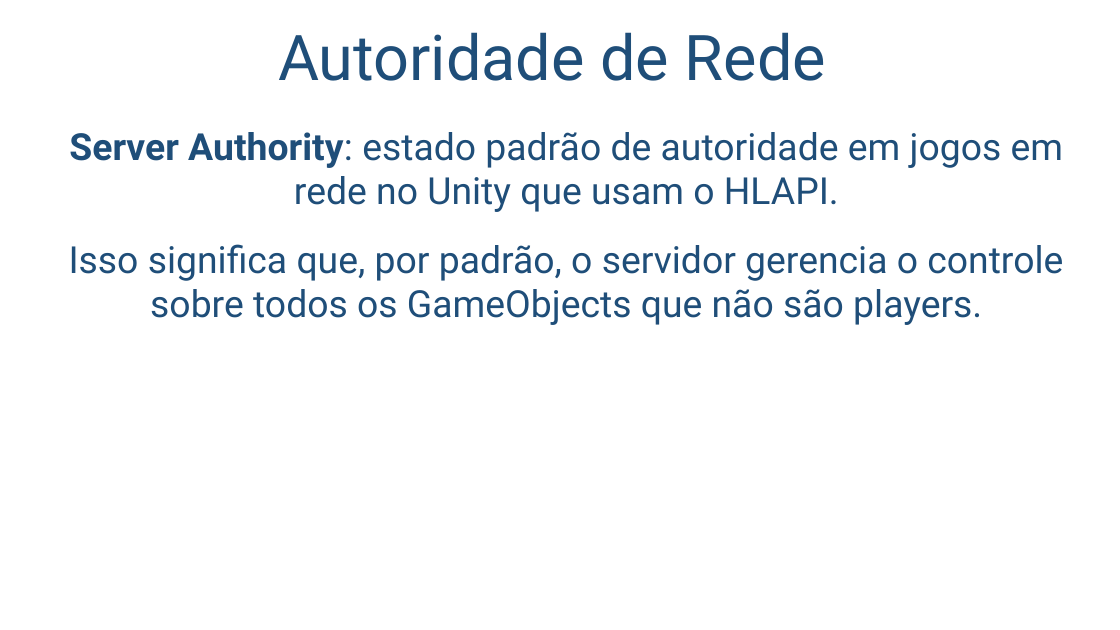
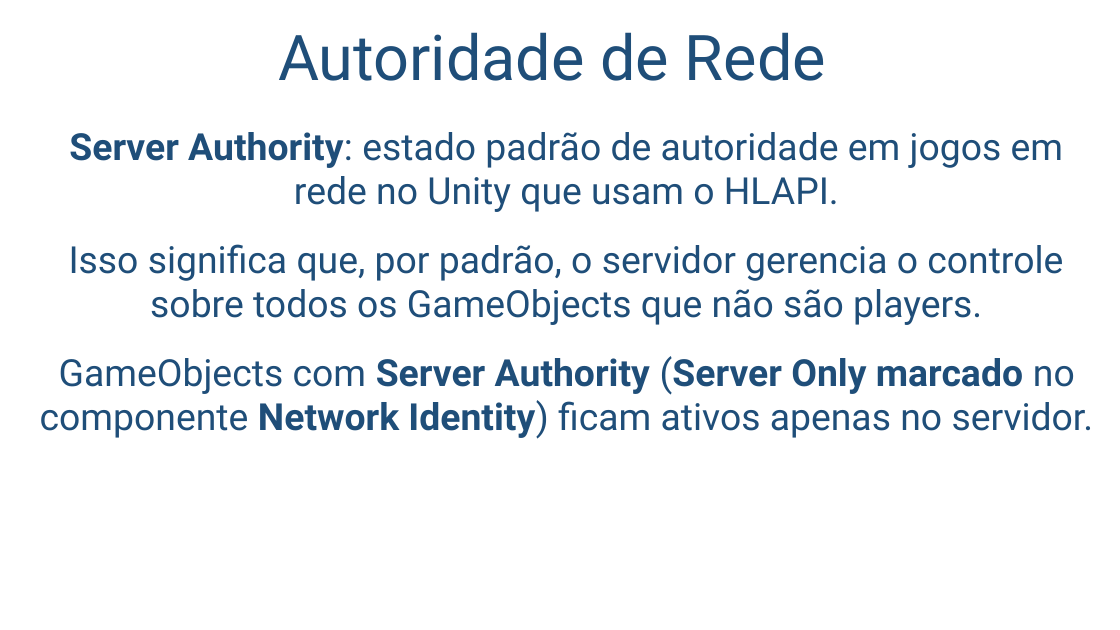
Before and after one commit to salmo-jr/public-slides, a slide deck: slide 12 of unity-multiplayer.pptx. Drawn at 1120x630 pixels with LibreOffice and Linux fonts; fonts in the diff are those of the drawing; background and template pictures are left out. Boxes give left, top, right and bottom in pixels: in the first picture for what was removed or moved away, otherwise in the second. Text is boxed around its words. In the diff, an @@ line names an element or a change of style, - is before the commit and + after.

Commit message:
Adição de um slide para explicar o método OnStartServer; e adição de detalhes nos slides sobre Local Authority e Server Authority.

```diff
--- a/unity-multiplayer.pptx
+++ b/unity-multiplayer.pptx
@@ text at box(40, 356, 1094, 439): paragraph added @@
+GameObjects com Server Authority (Server Only marcado no componente Network Identity) ficam ativos apenas no servidor.
```
Also in this commit, not shown: 2 other slides changed, 1 slide added.
